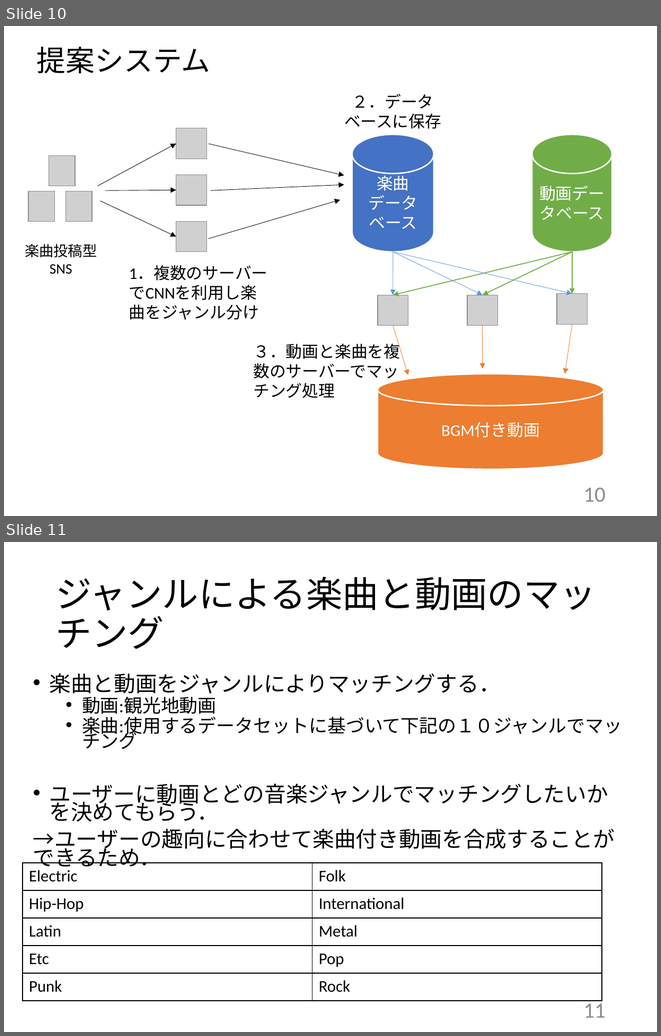
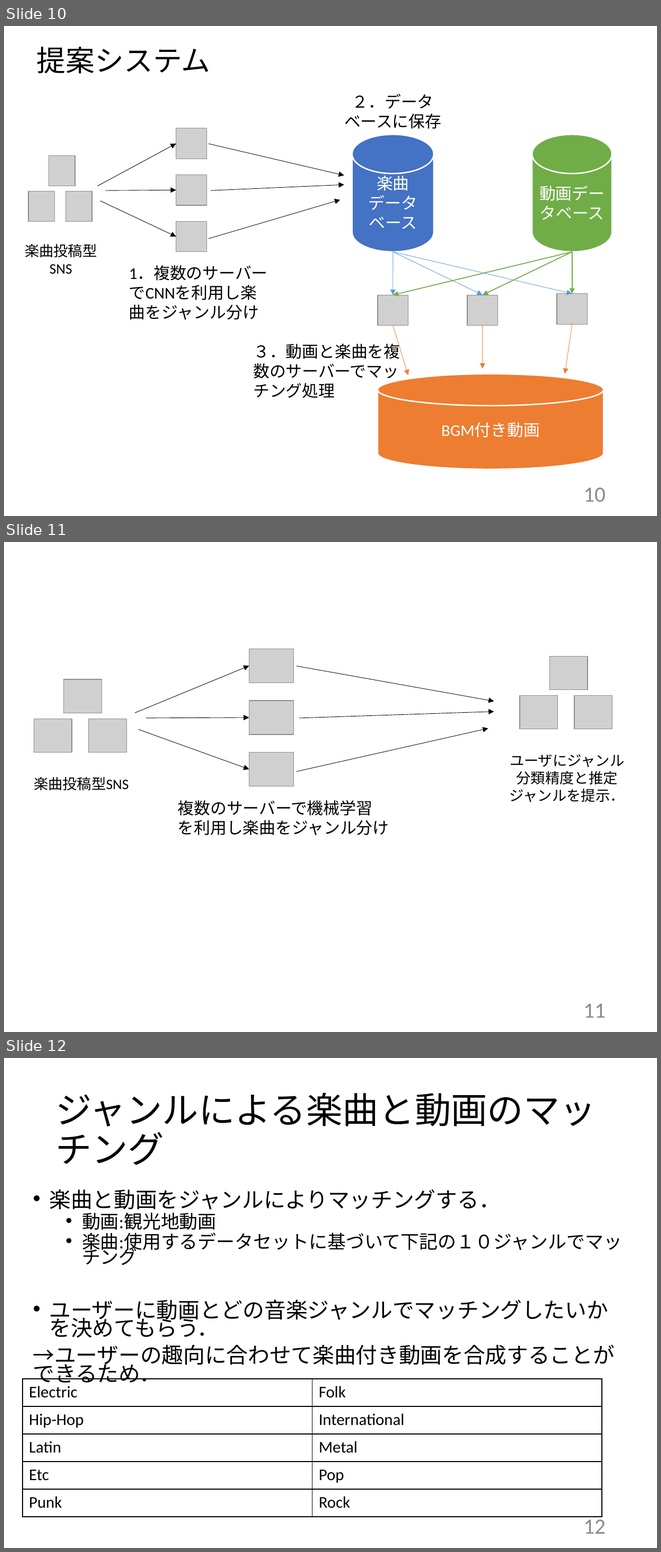
Before and after one commit to kait-takanolab/1821144-yoshii-thesis, a slide deck: 発表用スライド/1821144_yoshii_thesis_ver.pptx. Shown one above the other, each under a label of ours: slides 10 and 11 before the commit, slides 10, 11 and 12 after it. The pictures are 661x1036 and 661x1552 pixels, drawn with LibreOffice and Linux fonts; fonts in the diff are those of the drawing; grey boxes stand for pictures. Boxes give left, top, right and bottom in pixels: in the first picture for what was removed or moved away, otherwise in the second. Text is boxed around its words. In the diff, an @@ line names an element or a change of style, - is before the commit and + after.

```diff
--- a/発表用スライド/1821144_yoshii_thesis_ver.pptx
+++ b/発表用スライド/1821144_yoshii_thesis_ver.pptx
@@ slide 11 added at (4, 542, 657, 1032), background #FFFFFF @@
@@ group added at (34, 649, 625, 835): 9 pictures, 6 arrows, 3 texts @@
+楽曲投稿型SNS
+複数のサーバーで機械学習
+を利用し楽曲をジャンル分け
+ユーザにジャンル分類精度と推定ジャンルを提示．
@@ page number added at (583, 1003, 606, 1017), 24 pt, text #8C8C8C @@
+11
@@ what was slide 11 is now slide 12 @@
@@ page number at (583, 1515, 606, 1533): text changed @@
-11
+12
```
Also in this commit, not shown: 2 slides changed, 5 other files.
